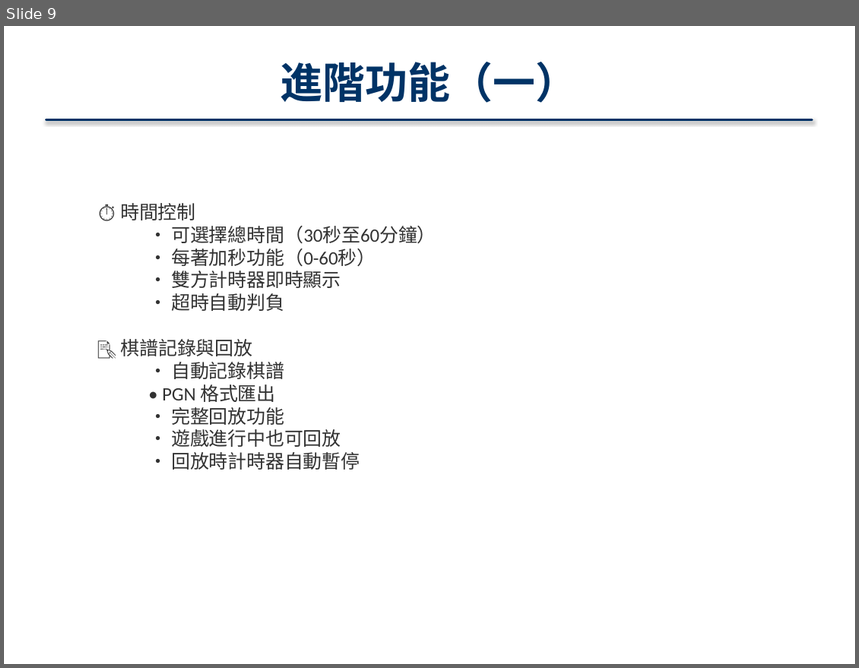
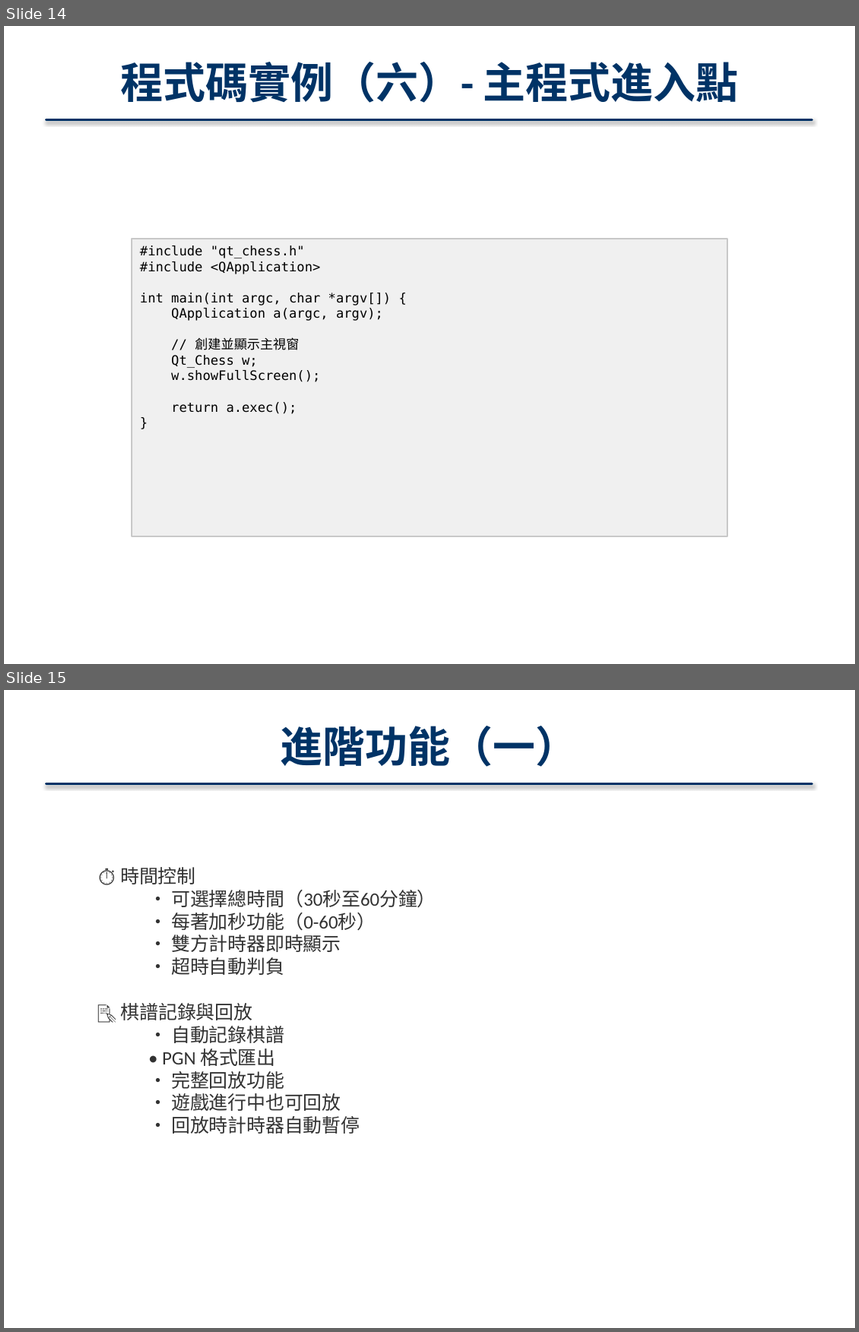
Before and after one commit to 41343112/Qt_11401_8, a slide deck: Qt_Chess_專案報告.pptx. Shown one above the other, each under a label of ours: slide 9 before the commit, slides 14 and 15 after it. The pictures are 859x668 and 859x1332 pixels, drawn with LibreOffice and Linux fonts; fonts in the diff are those of the drawing. Boxes give left, top, right and bottom in pixels: in the first picture for what was removed or moved away, otherwise in the second. Text is boxed around its words. In the diff, an @@ line names an element or a change of style, - is before the commit and + after.

```diff
--- a/Qt_Chess_專案報告.pptx
+++ b/Qt_Chess_專案報告.pptx
@@ slide 14 added at <box>4,26,855,664</box>, background #FFFFFF @@
@@ text added at <box>120,62,739,103</box>, 36 pt, text #003366, bold @@
+程式碼實例（六）- 主程式進入點
@@ rectangle added at <box>47,119,813,119</box>, fill gradient #3F80CE to #A4C4FF, outline #003366 2 pt @@
@@ rectangle added at <box>132,239,728,537</box>, fill #F0F0F0, outline #C8C8C8 1 pt, 11 pt, text #000000 @@
+#include "qt_chess.h"
+#include <QApplication>
+int main(int argc, char *argv[]) {
+QApplication a(argc, argv);
+// 創建並顯示主視窗
+Qt_Chess w;
+w.showFullScreen();
+return a.exec();
+}
@@ what was slide 9 is now slide 15 @@
```
Also in this commit, not shown: 2 slides changed, 6 other slides added.
